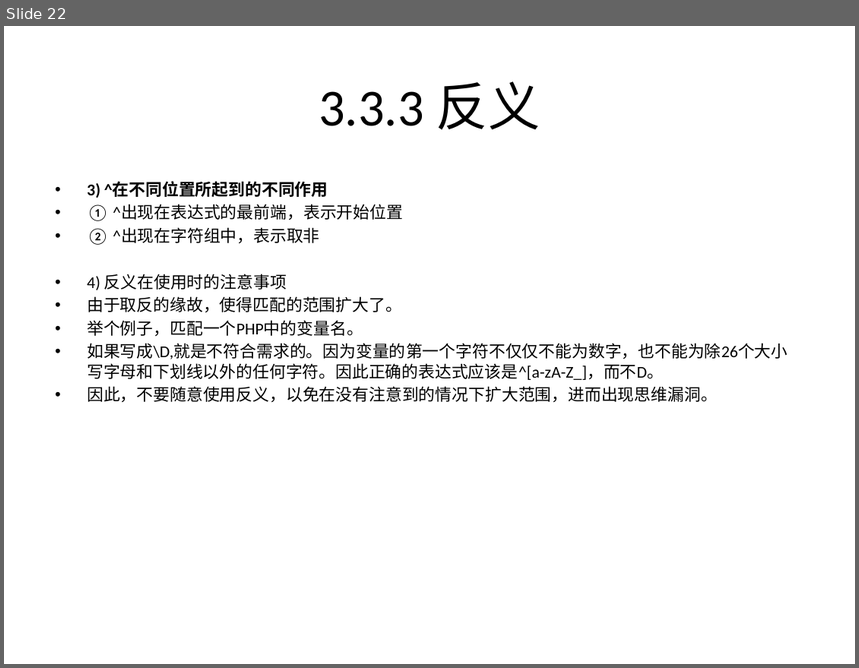
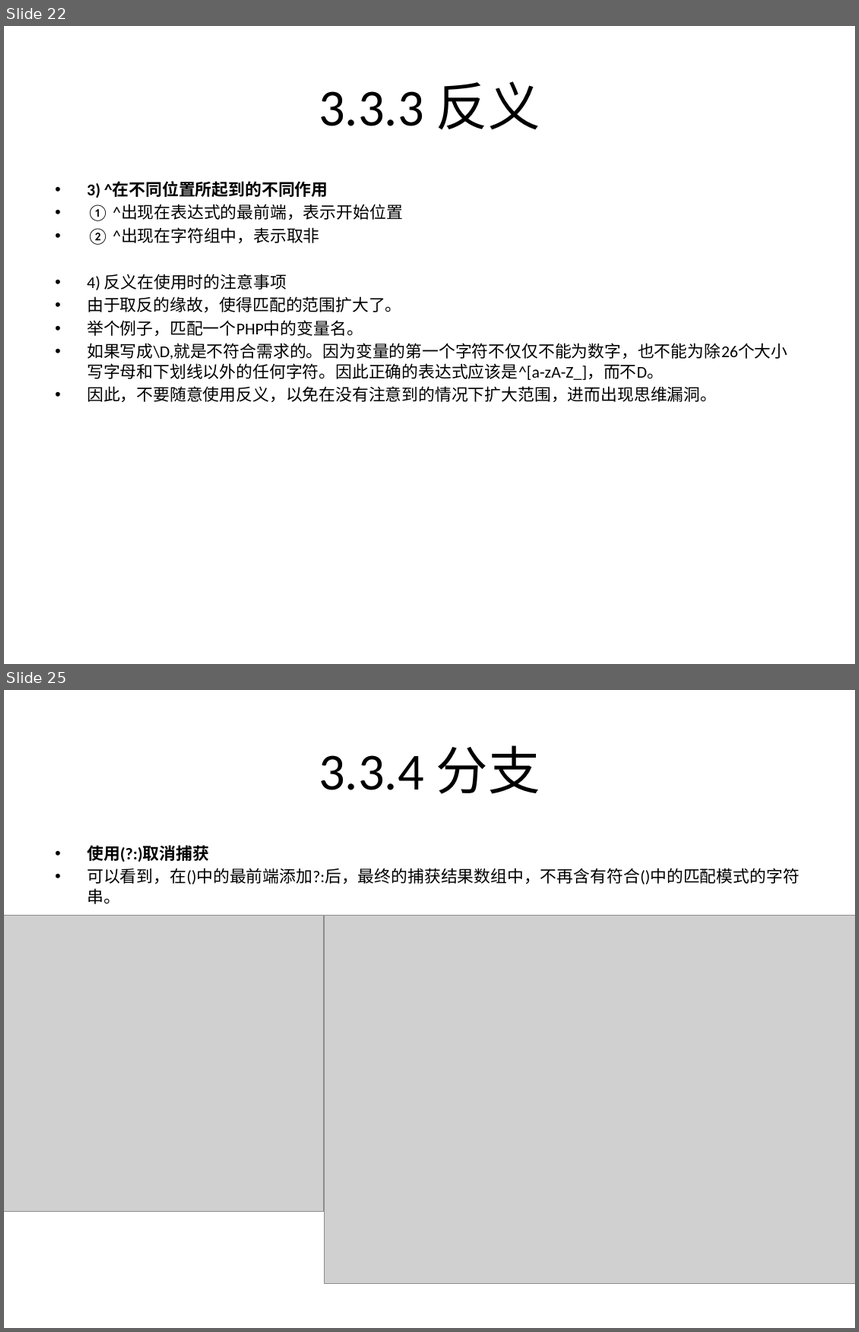
Before and after one commit to rayallen20/regularExpressions, a slide deck: 《PHP核心技术与最佳实践》第3章--正则表达式基础与应用/3.3 正则表达式匹配规则.pptx. Shown one above the other, each under a label of ours: slide 22 before the commit, slides 22 and 25 after it; the slides between them are not shown. The pictures are 859x668 and 859x1332 pixels, drawn with LibreOffice and Linux fonts; fonts in the diff are those of the drawing; grey boxes stand for pictures. Boxes give left, top, right and bottom in pixels: in the first picture for what was removed or moved away, otherwise in the second. Text is boxed around its words. In the diff, an @@ line names an element or a change of style, - is before the commit and + after.

Commit message:
3.3.4 分支完成

```diff
--- a/《PHP核心技术与最佳实践》第3章--正则表达式基础与应用/3.3 正则表达式匹配规则.pptx
+++ b/《PHP核心技术与最佳实践》第3章--正则表达式基础与应用/3.3 正则表达式匹配规则.pptx
@@ slide 25 added at [4, 690, 855, 1328], background #FFFFFF @@
@@ title added at [319, 745, 541, 794], 44 pt, text #000000 @@
+3.3.4 分支
@@ text added at [87, 845, 800, 904], 14 pt, text #000000 @@
+• 使用(?:)取消捕获
+• 可以看到，在()中的最前端添加?:后，最终的捕获结果数组中，不再含有符合()中的匹配模式的字符串。
@@ picture added at [4, 916, 323, 1212] @@
@@ picture added at [325, 916, 855, 1284] @@
```
Also in this commit, not shown: 5 other slides added, 3 other files.
